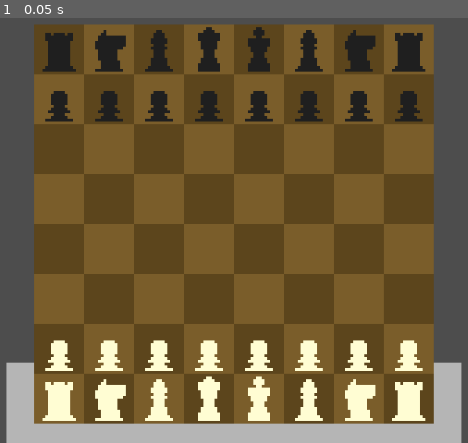
Above: before the commit, frame 1.
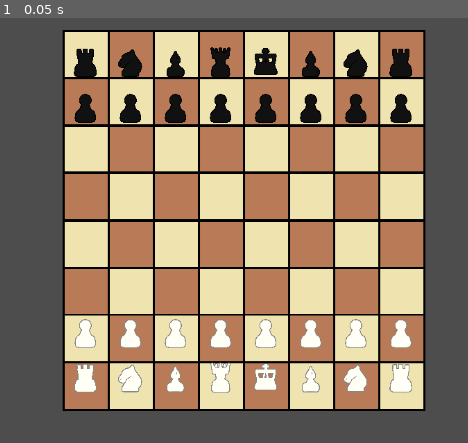
Above: after the commit, the same moment.

Repository: JoachimKvamme/chessChain
Game: Godot game, scene res://Scenes/main.tscn
The game is run twice, just before and just after one commit, with the same random seed, the same clock (stepped at 60 frames per second) and the same inputs.
Inputs:
- Up to frame 1 (0.05 s): no input

The runs differ from the first frame. In frame 1, 85% of the frame differs, in the area x 1-99%, y 1-100%.

Commit message:
changed assets

Diff:
--- a/nytt-sjakk-prosjekt/Scenes/board.tscn
+++ b/nytt-sjakk-prosjekt/Scenes/board.tscn
@@ -1,16 +1,18 @@
 [gd_scene load_steps=3 format=3 uid="uid://bo4nsnj3j80jn"]
 
-[ext_resource type="Texture2D" uid="uid://c532n7sejh2f" path="res://Assets/Chess/Chess_board.png" id="1_q7iwh"]
+[ext_resource type="Texture2D" uid="uid://bfuev3r4hxfu1" path="res://Assets/ChessOriginal/Board.png" id="1_rqvj3"]
 [ext_resource type="Script" path="res://Scenes/chess.gd" id="2_2pm6w"]
 
 [node name="board" type="Sprite2D"]
-position = Vector2(72, -72)
-texture = ExtResource("1_q7iwh")
+position = Vector2(405, -424)
+texture = ExtResource("1_rqvj3")
 script = ExtResource("2_2pm6w")
 
 [node name="pieces" type="Node2D" parent="."]
+scale = Vector2(0.1, 0.1)
 
 [node name="dots" type="Node2D" parent="."]
+scale = Vector2(3, 3)
 
 [node name="turn" type="Sprite2D" parent="."]
 modulate = Color(1, 1, 1, 0.588235)
--- a/nytt-sjakk-prosjekt/Scenes/chess.gd
+++ b/nytt-sjakk-prosjekt/Scenes/chess.gd
@@ -1,28 +1,51 @@
 extends Sprite2D
 
 const BOARD_SIZE = 8
-const CELL_WIDHT = 18
+const CELL_WIDHT = 50
 
 const TEXTURE_HOLDER = preload("res://Scenes/texture_holder.tscn")
-
-const BLACK_BISHOP = preload("res://Assets/Chess/black_bishop.png")
-const BLACK_KING = preload("res://Assets/Chess/black_king.png")
-
-const BLACK_KNIGHT = preload("res://Assets/Chess/black_knight.png")
-const BLACK_PAWN = preload("res://Assets/Chess/black_pawn.png")
-const BLACK_QUEEN = preload("res://Assets/Chess/black_queen.png")
-const BLACK_ROOK = preload("res://Assets/Chess/black_rook.png")
-const WHITE_BISHOP = preload("res://Assets/Chess/white_bishop.png")
-const WHITE_KING = preload("res://Assets/Chess/white_king.png")
-const WHITE_KNIGHT = preload("res://Assets/Chess/white_knight.png")
-const WHITE_PAWN = preload("res://Assets/Chess/white_pawn.png")
-const WHITE_QUEEN = preload("res://Assets/Chess/white_queen.png")
-const WHITE_ROOK = preload("res://Assets/Chess/white_rook.png")
+#
+#const BLACK_BISHOP = preload("res://Assets/Chess/black_bishop.png")
+#const BLACK_KING = preload("res://Assets/Chess/black_king.png")
+
+#const BLACK_KNIGHT = preload("res://Assets/Chess/black_knight.png")
+#const BLACK_PAWN = preload("res://Assets/Chess/black_pawn.png")
+#const BLACK_QUEEN = preload("res://Assets/Chess/black_queen.png")
+#const BLACK_ROOK = preload("res://Assets/Chess/black_rook.png")
+#const WHITE_BISHOP = preload("res://Assets/Chess/white_bishop.png")
+#const WHITE_KING = preload("res://Assets/Chess/white_king.png")
+#const WHITE_KNIGHT = preload("res://Assets/Chess/white_knight.png")
+#const WHITE_PAWN = preload("res://Assets/Chess/white_pawn.png")
+#const WHITE_QUEEN = preload("res://Assets/Chess/white_queen.png")
+#const WHITE_ROOK = preload("res://Assets/Chess/white_rook.png")
+#
 
 const PIECE_MOVE = preload("res://Assets/Chess/Piece_move.png")
 
 const TURN_WHITE = preload("res://Assets/Chess/turn-white.png")
 const TURN_BLACK = preload("res://Assets/Chess/turn-black.png")
+
+const BLACK_BISHOP = preload("res://Assets/ChessOriginal/bishop-black-outlined.png")
+const WHITE_BISHOP = preload("res://Assets/ChessOriginal/bishop-white-outlined.png")
+
+const BLACK_KING = preload("res://Assets/ChessOriginal/king-black-outlined.png")
+const WHITE_KING = preload("res://Assets/ChessOriginal/king-white-outlined.png")
+
+const BLACK_KNIGHT = preload("res://Assets/ChessOriginal/knight-black-outlined.png")
+const WHITE_KNIGHT = preload("res://Assets/ChessOriginal/knight-white-outlined.png")
+
+const BLACK_PAWN = preload("res://Assets/ChessOriginal/pawn-black-outlined.png")
+const WHITE_PAWN = preload("res://Assets/ChessOriginal/pawn-white-outlined.png")
+
+const BLACK_QUEEN = preload("res://Assets/ChessOriginal/queen-black-outlined.png")
+const WHITE_QUEEN = preload("res://Assets/ChessOriginal/queen-white-outlined.png")
+
+const BLACK_ROOK = preload("res://Assets/ChessOriginal/rook-black-outlined.png")
+const WHITE_ROOK = preload("res://Assets/ChessOriginal/rook-white-outlined.png")
+
+const TILE_MARKING_BLACK_PERSPECTIVE = preload("res://Assets/ChessOriginal/tile_marking_black_perspective.png")
+const TILE_MARKING_WHITE_PERSPECTIVE = preload("res://Assets/ChessOriginal/tile_marking_white_perspective.png")
+
 
 @onready var pieces: Node2D = $pieces
 @onready var dots: Node2D = $dots
--- a/nytt-sjakk-prosjekt/Scenes/main.tscn
+++ b/nytt-sjakk-prosjekt/Scenes/main.tscn
@@ -97,8 +97,9 @@
 [node name="Main" type="Node2D"]
 
 [node name="Camera2D" type="Camera2D" parent="."]
-position = Vector2(74, -74)
-zoom = Vector2(4, 4)
+position = Vector2(196, -202)
+scale = Vector2(3, 3)
+zoom = Vector2(1.3, 1.3)
 
 [node name="CanvasLayer" type="CanvasLayer" parent="."]
 
@@ -231,3 +232,5 @@
 theme_override_styles/normal = SubResource("StyleBoxTexture_y0rda")
 
 [node name="board" parent="." instance=ExtResource("1_807bc")]
+position = Vector2(201, -200)
+scale = Vector2(0.5, 0.5)
Binary file added: nytt-sjakk-prosjekt/Assets/ChessOriginal/Board.png
Not shown, added: nytt-sjakk-prosjekt/Assets/ChessOriginal/Board.png.import
Binary file added: nytt-sjakk-prosjekt/Assets/ChessOriginal/bishop-black-outlined.png
Not shown, added: nytt-sjakk-prosjekt/Assets/ChessOriginal/bishop-black-outlined.png.import
Binary file added: nytt-sjakk-prosjekt/Assets/ChessOriginal/bishop-white-outlined.png
Not shown, added: nytt-sjakk-prosjekt/Assets/ChessOriginal/bishop-white-outlined.png.import
Binary file added: nytt-sjakk-prosjekt/Assets/ChessOriginal/king-black-outlined.png
Not shown, added: nytt-sjakk-prosjekt/Assets/ChessOriginal/king-black-outlined.png.import
Binary file added: nytt-sjakk-prosjekt/Assets/ChessOriginal/king-white-outlined.png
Not shown, added: nytt-sjakk-prosjekt/Assets/ChessOriginal/king-white-outlined.png.import
Binary file added: nytt-sjakk-prosjekt/Assets/ChessOriginal/knight-black-outlined.png
Not shown, added: nytt-sjakk-prosjekt/Assets/ChessOriginal/knight-black-outlined.png.import
(and 18 more such lines)
